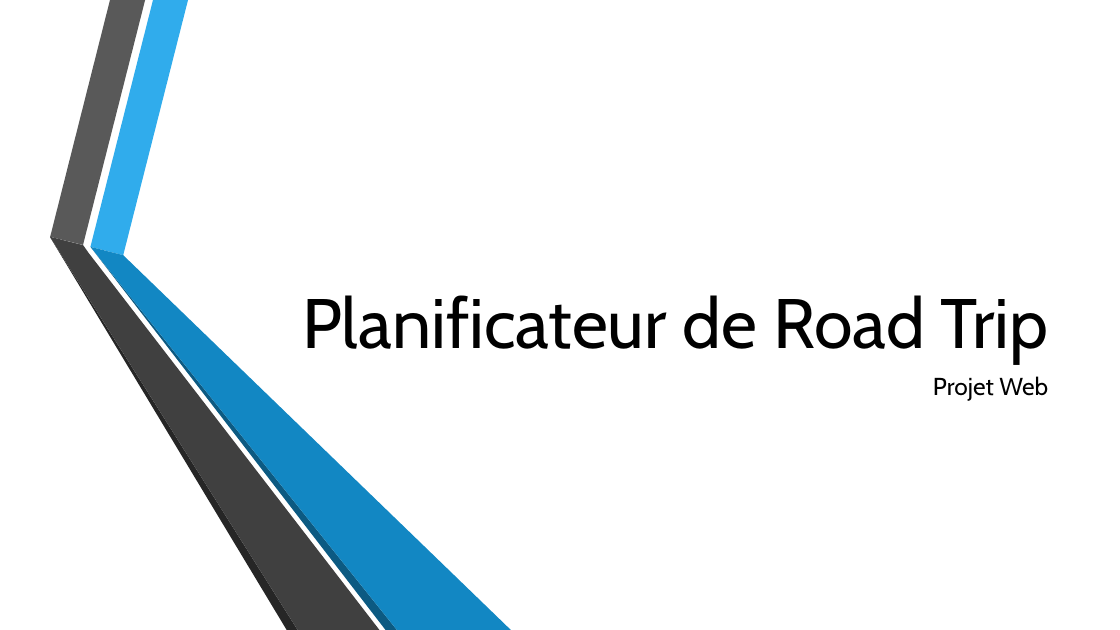
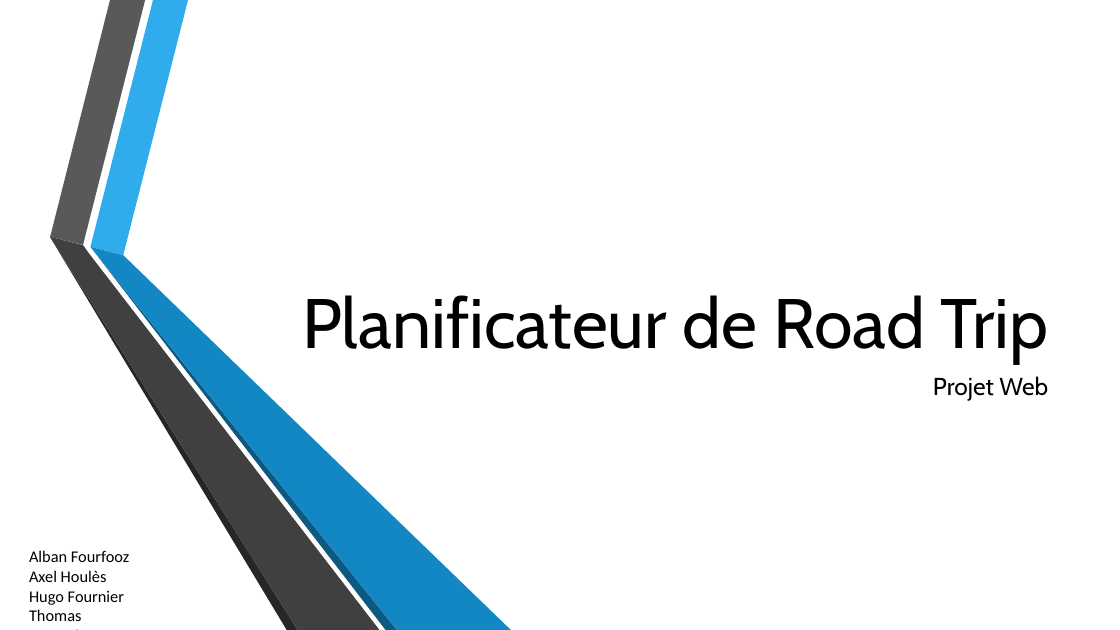
Before and after one commit to HugFournier/8INF345-ProjetWebUQAC, a slide deck: slide 1 of Documentation/Présentation.pptx. Drawn at 1120x630 pixels with LibreOffice and Linux fonts; fonts in the diff are those of the drawing; background and template pictures are left out. Boxes give left, top, right and bottom in pixels: in the first picture for what was removed or moved away, otherwise in the second. Text is boxed around its words. In the diff, an @@ line names an element or a change of style, - is before the commit and + after.

```diff
--- a/Documentation/Présentation.pptx
+++ b/Documentation/Présentation.pptx
@@ text added at (29,550,129,621), 14 pt, text #000000 @@
+Alban Fourfooz
+Axel Houlès
+Hugo Fournier
+Thomas Yzavard
```
Also in this commit, not shown: 3 other slides changed, 2 slides added.
